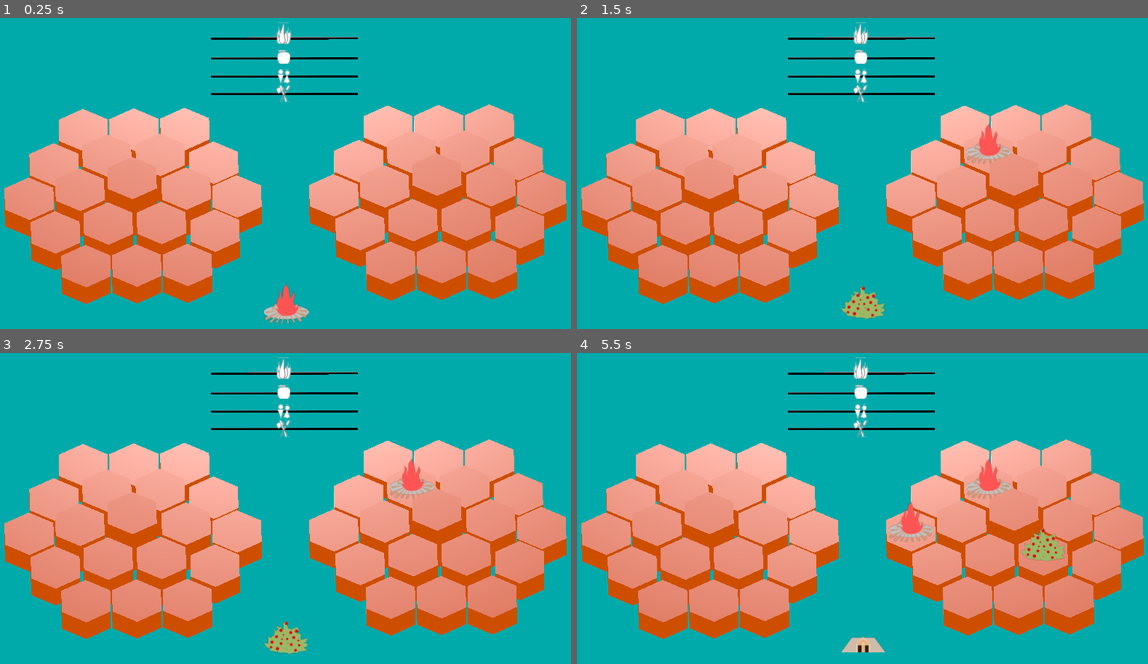
Above: before the commit, frames 1-4 (two rows, left to right).
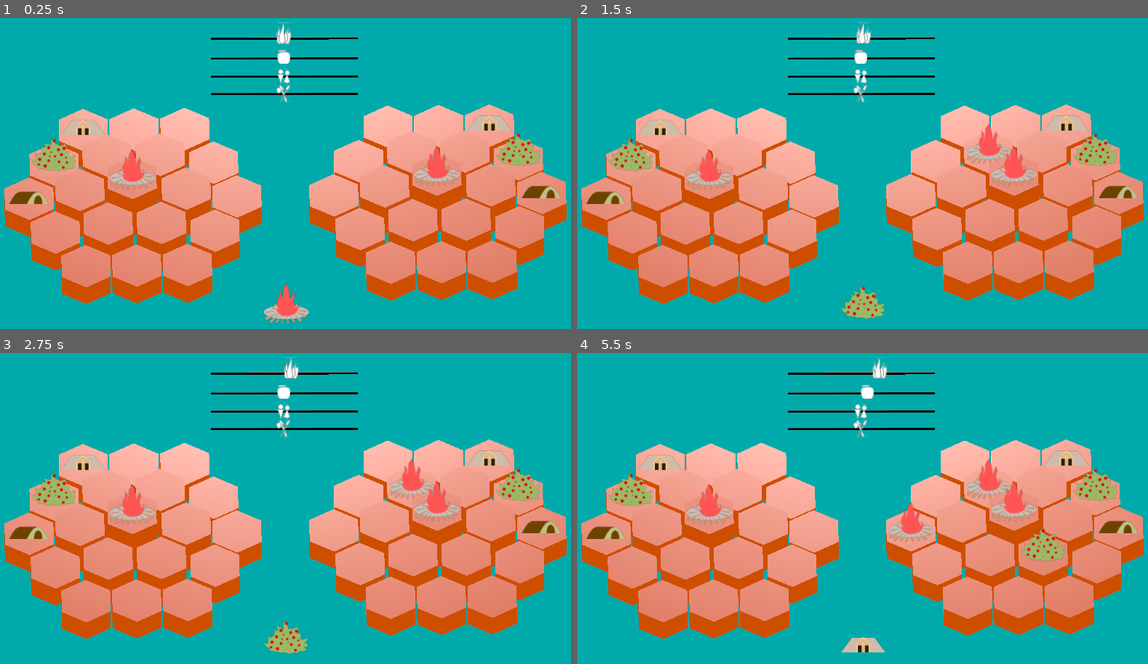
Above: after the commit, the same moments.

Repository: chlorolupus/lihkggamejam
Game: Godot game, scene res://scenes/game3.tscn
Two runs of this game, one before a commit and one after it. Both use one fixed random seed, a clock stepped at 60 frames per second and the inputs below.
Inputs (mouse positions are in pixels of both pictures, inside the frame that each line leads up to):
- Up to frame 1 (0.25 s): no input
- Up to frame 2 (1.5 s): tap Enter at 0.5 s; move the mouse to (993, 164) at 0.52 s; hold D (game_right) 0.53-1.25 s; click (993, 164) at 0.67 s; tap Space at 1.25 s; drag from (748, 198) to (833, 245) at 1.27 s
- Up to frame 3 (2.75 s): move the mouse to (342, 443) at 2.02 s; hold D (game_right) from 2.03 s (still down); click (342, 443) at 2.17 s
- Up to frame 4 (5.5 s): release D (game_right) at 2.75 s; drag from (833, 580) to (691, 468) at 2.77 s; move the mouse to (1039, 564) at 3.52 s; hold A (game_left) 3.53-4.25 s; click (1039, 564) at 3.67 s; drag from (691, 468) to (776, 433) at 4.27 s; tap Enter at 5 s; move the mouse to (891, 514) at 5.02 s; hold S (game_down) from 5.03 s (still down); click (891, 514) at 5.17 s

The runs differ from the first frame. In frame 1, 3.0% of the frame differs, in the area x 1-99%, y 31-60%; in frame 2, 3.1%; in frame 3, 3.2%; in frame 4, 3.4%, in the area x 1-99%, y 1-60%.

Commit message:
Made the stats bars moving

Diff:
--- a/scenes/game3.tscn
+++ b/scenes/game3.tscn
@@ -435,7 +435,6 @@
 
 [node name="ToolHut" type="Sprite3D" parent="VillageA/BuildingA1"]
 transform = Transform3D(0.1, 0, 0, 0, 0.1, 0, 0, 0, 0.1, 0, 0.475, 0)
-visible = false
 billboard = 1
 texture = ExtResource("5_tyhyy")
 region_enabled = true
@@ -555,7 +554,6 @@
 
 [node name="Bushes" type="Sprite3D" parent="VillageA/BuildingA4"]
 transform = Transform3D(0.1, 0, 0, 0, 0.1, 0, 0, 0, 0.1, 0, 0.575, 0)
-visible = false
 billboard = 1
 texture = ExtResource("4_7dpu4")
 region_enabled = true
@@ -704,7 +702,6 @@
 
 [node name="Hut" type="Sprite3D" parent="VillageA/BuildingA8"]
 transform = Transform3D(0.1, 0, 0, 0, 0.1, 0, 0, 0, 0.1, 0, 0.485, 0)
-visible = false
 billboard = 1
 texture = ExtResource("2_m2vna")
 region_enabled = true
@@ -794,7 +791,6 @@
 
 [node name="Bonfire" type="Sprite3D" parent="VillageA/BuildingA10"]
 transform = Transform3D(0.1, 0, 0, 0, 0.1, 0, 0, 0, 0.1, 0, 0.75, 0)
-visible = false
 billboard = 1
 texture = ExtResource("3_y06vv")
 region_rect = Rect2(2.08165e-12, 2.08165e-12, 500, 500)
@@ -1303,7 +1299,6 @@
 
 [node name="ToolHut" type="Sprite3D" parent="VillageB/BuildingB3"]
 transform = Transform3D(0.1, 0, 0, 0, 0.1, 0, 0, 0, 0.1, 0, 0.475, 0)
-visible = false
 billboard = 1
 texture = ExtResource("5_tyhyy")
 region_enabled = true
@@ -1459,7 +1454,6 @@
 
 [node name="Bushes" type="Sprite3D" parent="VillageB/BuildingB7"]
 transform = Transform3D(0.1, 0, 0, 0, 0.1, 0, 0, 0, 0.1, 0, 0.575, 0)
-visible = false
 billboard = 1
 texture = ExtResource("4_7dpu4")
 region_enabled = true
@@ -1575,7 +1569,6 @@
 
 [node name="Bonfire" type="Sprite3D" parent="VillageB/BuildingB10"]
 transform = Transform3D(0.1, 0, 0, 0, 0.1, 0, 0, 0, 0.1, 0, 0.75, 0)
-visible = false
 billboard = 1
 texture = ExtResource("3_y06vv")
 region_rect = Rect2(2.08165e-12, 2.08165e-12, 500, 500)
@@ -1649,7 +1642,6 @@
 
 [node name="Hut" type="Sprite3D" parent="VillageB/BuildingB12"]
 transform = Transform3D(0.1, 0, 0, 0, 0.1, 0, 0, 0, 0.1, 0, 0.485, 0)
-visible = false
 billboard = 1
 texture = ExtResource("2_m2vna")
 region_enabled = true
--- a/scripts/game3.gd
+++ b/scripts/game3.gd
@@ -13,17 +13,23 @@
 							#Building.Food, Building.Food, Building.Food, Building.Food]
 var DeckIndex : int = 0
 
-var VillageBuilding : Array = [[[Building.Empty, 0], [Building.Empty, 0], \
+var VillageBuilding : Array = [[[Building.Strength, 0], [Building.Empty, 0], \
+[Building.Empty, 0], [Building.Food, 0], [Building.Empty, 0], [Building.Empty, 0], \
+[Building.Empty, 0], [Building.Population, 0], [Building.Empty, 0], [Building.Bonfire, 0], \
 [Building.Empty, 0], [Building.Empty, 0], [Building.Empty, 0], [Building.Empty, 0], \
 [Building.Empty, 0], [Building.Empty, 0], [Building.Empty, 0], [Building.Empty, 0], \
-[Building.Empty, 0], [Building.Empty, 0], [Building.Empty, 0], [Building.Empty, 0], \
-[Building.Empty, 0], [Building.Empty, 0], [Building.Empty, 0], [Building.Empty, 0], \
-[Building.Empty, 0], ], [[Building.Empty, 0], [Building.Empty, 0], \
-[Building.Empty, 0], [Building.Empty, 0], [Building.Empty, 0], [Building.Empty, 0], \
-[Building.Empty, 0], [Building.Empty, 0], [Building.Empty, 0], [Building.Empty, 0], \
-[Building.Empty, 0], [Building.Empty, 0], [Building.Empty, 0], [Building.Empty, 0], \
+[Building.Empty, 0], ],
+[[Building.Empty, 0], [Building.Empty, 0], \
+[Building.Strength, 0], [Building.Empty, 0], [Building.Empty, 0], [Building.Empty, 0], \
+[Building.Food, 0], [Building.Empty, 0], [Building.Empty, 0], [Building.Bonfire, 0], \
+[Building.Empty, 0], [Building.Population, 0], [Building.Empty, 0], [Building.Empty, 0], \
 [Building.Empty, 0], [Building.Empty, 0], [Building.Empty, 0], [Building.Empty, 0], \
 [Building.Empty, 0],]]
+
+var VillageAStatsGain = [1.0, 1.0, 1.0, 1.0]
+var VillageAStats = [5.0, 5.0, 5.0, 5.0]
+var VillageBStatsGain = [1.0, 1.0, 1.0, 1.0]
+var VillageBStats = [5.0, 5.0, 5.0, 5.0]
 
 # Called when the node enters the scene tree for the first time.
 func _ready():
@@ -43,6 +49,21 @@
 
 # Called every frame. 'delta' is the elapsed time since the previous frame.
 func _process(delta):
+	for i in range(4):
+		VillageAStats[i] += VillageAStatsGain[i] * delta
+		VillageBStats[i] += VillageBStatsGain[i] * delta
+	get_node("Food").transform.origin.x = min(-5.4 * (VillageBStats[0] - VillageAStats[0] + 40) / 80.0, -1.5)
+	if get_node("Food").transform.origin.x < -4.0:
+		get_node("Food").transform.origin.x = -4.0
+	get_node("Bonfire").transform.origin.x = min(-5.4 * (VillageBStats[1] - VillageAStats[1] + 40) / 80.0, -1.5)
+	if get_node("Bonfire").transform.origin.x < -4.0:
+		get_node("Bonfire").transform.origin.x = -4.0
+	get_node("Population").transform.origin.x = min(-5.4 * (VillageBStats[2] - VillageAStats[2] + 40) / 80.0, -1.5)
+	if get_node("Population").transform.origin.x < -4.0:
+		get_node("Population").transform.origin.x = -4.0
+	get_node("Strength").transform.origin.x = min(-5.4 * (VillageBStats[3] - VillageAStats[3] + 40) / 80.0, -1.5)
+	if get_node("Strength").transform.origin.x < -4.0:
+		get_node("Strength").transform.origin.x = -4.0
 	var WorldPos = get_node("Camera3D").project_position(get_viewport().get_mouse_position(), 0.0)
 	get_node("RayCast3D").transform.origin = WorldPos
 	if IsDragging:
@@ -91,18 +112,34 @@
 				if Popback == Building.Population:
 					VillageBuilding[ChosenVillage][ChosenSlot][0] = Building.Population
 					VillageBuilding[ChosenVillage][ChosenSlot][1] = 1
+					if ChosenVillage == 0:
+						VillageAStatsGain[2] += 1.0
+					else:
+						VillageBStatsGain[2] += 1.0
 					get_node("RayCast3D").get_collider().get_parent().get_node("Hut").visible = true
 				elif Popback == Building.Bonfire:
 					VillageBuilding[ChosenVillage][ChosenSlot][0] = Building.Bonfire
 					VillageBuilding[ChosenVillage][ChosenSlot][1] = 1
+					if ChosenVillage == 0:
+						VillageAStatsGain[1] += 1.0
+					else:
+						VillageBStatsGain[1] += 1.0
 					get_node("RayCast3D").get_collider().get_parent().get_node("Bonfire").visible = true
 				elif Popback == Building.Food:
 					VillageBuilding[ChosenVillage][ChosenSlot][0] = Building.Food
 					VillageBuilding[ChosenVillage][ChosenSlot][1] = 1
+					if ChosenVillage == 0:
+						VillageAStatsGain[0] += 1.0
+					else:
+						VillageBStatsGain[0] += 1.0
 					get_node("RayCast3D").get_collider().get_parent().get_node("Bushes").visible = true
 				elif Popback == Building.Strength:
 					VillageBuilding[ChosenVillage][ChosenSlot][0] = Building.Strength
 					VillageBuilding[ChosenVillage][ChosenSlot][1] = 1
+					if ChosenVillage == 0:
+						VillageAStatsGain[3] += 1.0
+					else:
+						VillageBStatsGain[3] += 1.0
 					get_node("RayCast3D").get_collider().get_parent().get_node("ToolHut").visible = true
 			elif VillageBuilding[ChosenVillage][ChosenSlot % 19][0] != Building.Empty and VillageBuilding[ChosenVillage][ChosenSlot % 19][0] != Building.Bonfire and Popback == Building.Bonfire:
 				DeckIndex += 1
@@ -123,6 +160,10 @@
 					get_node("BonfireCard").visible = true
 				VillageBuilding[ChosenVillage][ChosenSlot][0] = Building.Empty
 				VillageBuilding[ChosenVillage][ChosenSlot][1] = 0
+				if ChosenVillage == 0:
+					VillageAStatsGain[VillageBuilding[ChosenVillage][ChosenSlot % 19][0]] -= 1.0
+				else:
+					VillageBStatsGain[VillageBuilding[ChosenVillage][ChosenSlot % 19][0]] -= 1.0
 				get_node("RayCast3D").get_collider().get_parent().get_node("Hut").visible = false
 				get_node("RayCast3D").get_collider().get_parent().get_node("Bushes").visible = false
 				get_node("RayCast3D").get_collider().get_parent().get_node("ToolHut").visible = false
Not shown: 1 places in scenes/game2.tscn that only renumber resources
